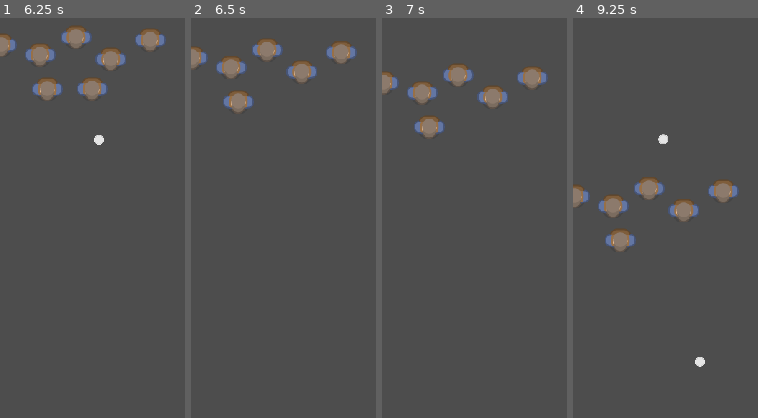
Above: before the commit, frames 1-4 (left to right).
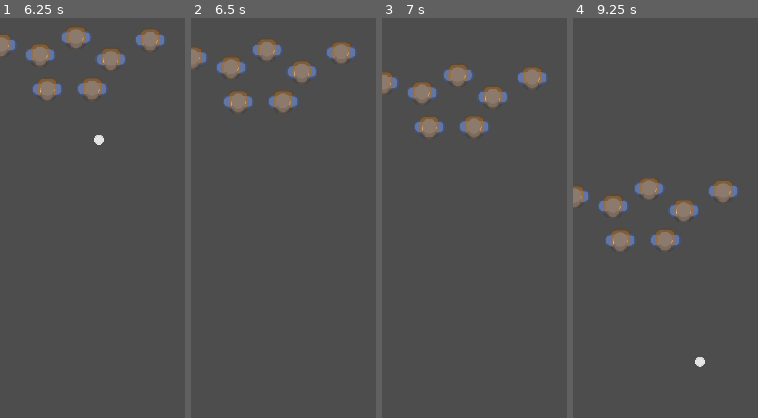
Above: after the commit, the same moments.

Repository: WindWiperStudios/Stationary-Shooter2
Game: Godot game, scene res://Nodes/Scenes/MainMenu.tscn
The game is run twice, just before and just after one commit, with the same random seed, the same clock (stepped at 60 frames per second) and the same inputs.
Inputs (mouse positions are % of the whole screen's width and height, from its top left):
- Up to frame 1 (6.25 s): click "Play" at 0.5 s; tap Enter at 1.25 s; move the mouse to (72, 45) at 1.27 s; press the mouse at (72, 45) at 1.28 s; move the mouse to (30, 55) at 2.02 s; release the mouse at (30, 55) at 2.03 s; click (30, 55) at 2.1 s; tap Space at 2.75 s; move the mouse to (60, 28) at 2.77 s; press the mouse at (60, 28) at 2.78 s; move the mouse to (45, 70) at 3.52 s; release the mouse at (45, 70) at 3.53 s; click (45, 70) at 3.6 s; move the mouse to (80, 65) at 4.27 s; press the mouse at (80, 65) at 4.28 s; move the mouse to (20, 35) at 5.02 s; release the mouse at (20, 35) at 5.03 s; click (20, 35) at 5.1 s; move the mouse to (55, 50) at 5.77 s; press the mouse at (55, 50) at 5.78 s
- Up to frame 2 (6.5 s): no input
- Up to frame 3 (7 s): move the mouse to (35, 25) at 6.52 s; release the mouse at (35, 25) at 6.53 s; click (35, 25) at 6.6 s
- Up to frame 4 (9.25 s): move the mouse to (72, 45) at 7.27 s; press the mouse at (72, 45) at 7.28 s; move the mouse to (30, 55) at 8.02 s; release the mouse at (30, 55) at 8.03 s; click (30, 55) at 8.1 s; move the mouse to (60, 28) at 8.77 s; press the mouse at (60, 28) at 8.78 s
The pictures show only the part of the screen within x 34-84%, y 11-61%; the shares and areas given below are measured in that part.

Frame 1 is identical in both runs. In frame 2, 0.7% of the frame differs, in the area x 41-59%, y 18-24%; in frame 3, 0.7%; in frame 4, 0.8%, in the area x 41-59%, y 29-58%.
Error after the commit: Parse Error: Identifier "area" not declared in the current scope. (res://Nodes/Entities/wall.gd:14)

Commit message:
im going crazy
it doesn't work yet, feel free to finish the wall or completely re do what i added

Diff:
--- a/Nodes/Entities/enemy.gd
+++ b/Nodes/Entities/enemy.gd
@@ -3,6 +3,8 @@
 
 @export var moveSpeed : float
 @onready var healthComponent = $HealthComponent
+@export var enemyDamageonTouch : float #for the dmg to the wall
+signal wallTouched(float)
 
 var walkDir = Vector2.DOWN
 
@@ -24,3 +26,8 @@
 	#Need to add to score/money, possibly make a signal that gets sent to the enemy spawner
 	#And when enemies left <= 0 it sets the game mode to succeeded and unlocks next stage
 	queue_free()
+
+#Will send a signal to wall with the dmg number of said enemy maybe
+func _on_area_entered(area : Wall):
+	if area.name == 'Wall':
+		emit_signal("wallTouched",1)
--- a/Nodes/Entities/enemy.tscn
+++ b/Nodes/Entities/enemy.tscn
@@ -12,6 +12,7 @@
 collision_mask = 3
 script = ExtResource("1_a450x")
 moveSpeed = 175.0
+enemyDamageonTouch = 1.0
 
 [node name="CollisionShape2D" type="CollisionShape2D" parent="."]
 position = Vector2(0, -0.5)
@@ -25,3 +26,6 @@
 region_rect = Rect2(390, 176, 33, 43)
 
 [node name="HealthComponent" parent="." instance=ExtResource("1_ly3xg")]
+maxHealth = 50
+
+[connection signal="area_entered" from="." to="." method="_on_area_entered"]
--- /dev/null
+++ b/Nodes/Entities/wall.gd
@@ -0,0 +1,14 @@
+extends Area2D
+class_name Wall
+
+@onready var healthComponent = $HealthComponent
+
+
+func _ready():
+	healthComponent.zeroHealth.connect(wall_destruction)
+
+func wall_destruction():
+	queue_free()
+
+func wallDamage(value):
+	area.healthComponent.curHealth -= value
--- a/Nodes/Entities/wall.tscn
+++ b/Nodes/Entities/wall.tscn
@@ -1,6 +1,8 @@
-[gd_scene load_steps=5 format=3 uid="uid://bduv5t3tpk173"]
+[gd_scene load_steps=7 format=3 uid="uid://bduv5t3tpk173"]
 
 [ext_resource type="Texture2D" uid="uid://dfdnvhb30ehoa" path="res://Images/spritesheet_tiles.png" id="1_8kqou"]
+[ext_resource type="Script" path="res://Nodes/Entities/wall.gd" id="1_lmpxd"]
+[ext_resource type="PackedScene" uid="uid://cxr7b5sdo025f" path="res://Nodes/Components/health_component.tscn" id="3_jobib"]
 
 [sub_resource type="RectangleShape2D" id="RectangleShape2D_vv6f4"]
 
@@ -556,6 +558,7 @@
 
 [node name="Wall" type="Area2D"]
 collision_mask = 4
+script = ExtResource("1_lmpxd")
 
 [node name="Hitbox" type="CollisionShape2D" parent="."]
 shape = SubResource("RectangleShape2D_vv6f4")
@@ -565,3 +568,5 @@
 tile_set = SubResource("TileSet_twvvf")
 format = 2
 layer_0/tile_data = PackedInt32Array(65535, 917504, 13, 0, 917504, 13, 1, 917504, 13, 65534, 917504, 13, 65533, 917504, …(622 unchanged characters)…
+
+[node name="HealthComponent" parent="." instance=ExtResource("3_jobib")]
Not shown, added: Nodes/Entities/pla5173.tmp
Not shown, added: Nodes/Scenes/pla4A2D.tmp
